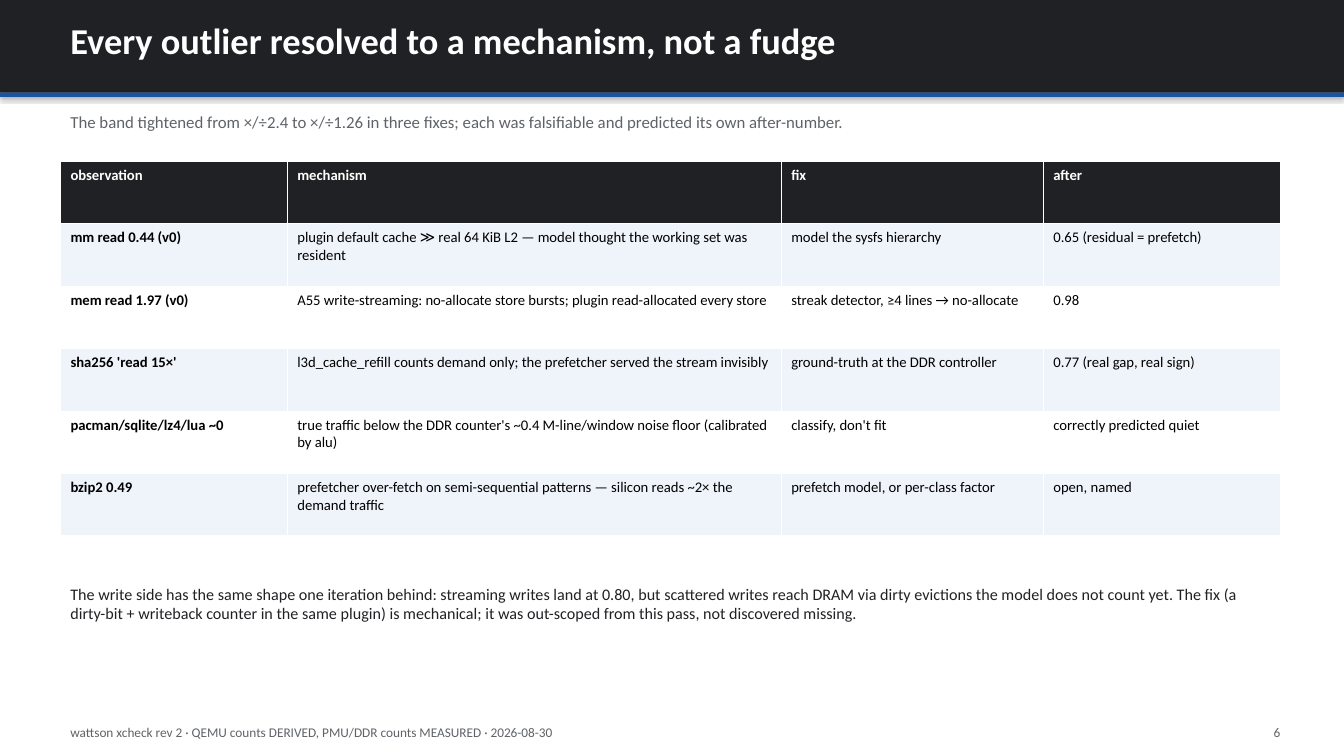
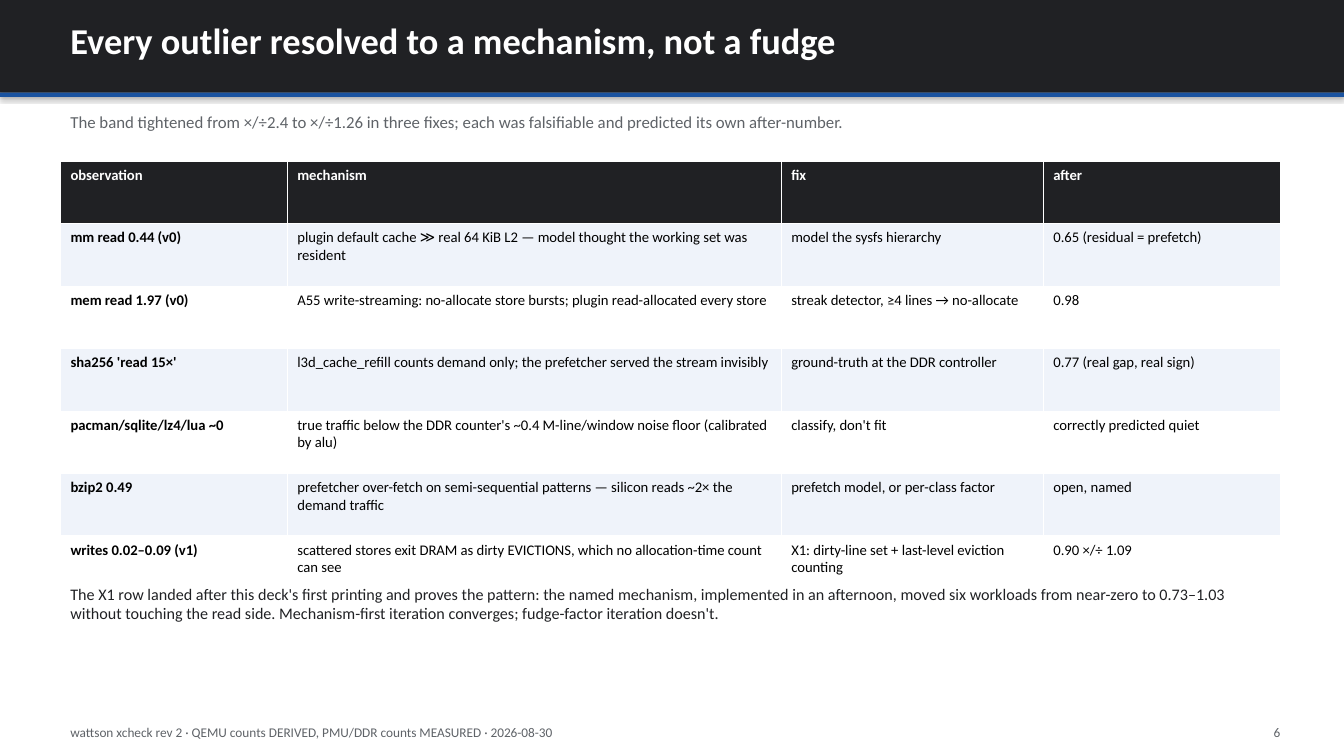
Before and after one commit to kylefoxaustin/wattson, a slide deck: slide 6 of xcheck/xcheck-correlation.pptx. Drawn at 1344x756 pixels with LibreOffice and Linux fonts; fonts in the diff are those of the drawing. Boxes give left, top, right and bottom in pixels: in the first picture for what was removed or moved away, otherwise in the second. Text is boxed around its words. In the diff, an @@ line names an element or a change of style, - is before the commit and + after.

Commit message:
X1: the writeback model closes the DRAM-write gap -- 0.90 x/1.09
Dirty-line set + last-level eviction counting in the cache plugin (patch
refreshed in-repo). Write proxy = streaming bursts + dirty writebacks +
resident dirty lines. Six scattered-write apps moved from 0.02-0.09 to
0.73-1.03 against the DDR controller's write beats, reads untouched: write
fit 0.90 x/÷1.09, tighter than the read side. Deck rev 2 updated: DRAM
writes VALIDATED->USABLE (x1.11), mechanism table gains the X1 row, forward
path renumbered. RESULTS.md records the closure.

```diff
--- a/xcheck/xcheck-correlation.pptx
+++ b/xcheck/xcheck-correlation.pptx
@@ table at (x1=60, y1=161, x2=1280, y2=599) @@
+row 7: writes 0.02–0.09 (v1) | scattered stores exit DRAM as dirty EVICTIONS, which no allocation-time count can see | X1: dirty-line set + last-level eviction counting | 0.90 ×/÷ 1.09
@@ text at (x1=70, y1=588, x2=1224, y2=622): text changed @@
-The write side has the same shape one iteration behind: streaming writes land at 0.80, but scattered writes reach DRAM via dirty evictions the model does not count yet. The fix (a dirty-bit + writeback counter in the same plugin) is mechanical; it was out-scoped from this pass, not discovered missing.
+The X1 row landed after this deck's first printing and proves the pattern: the named mechanism, implemented in an afternoon, moved six workloads from near-zero to 0.73–1.03 without touching the read side. Mechanism-first iteration converges; fudge-factor iteration doesn't.
```
Also in this commit, not shown: 2 other slides changed, 28 other files.
